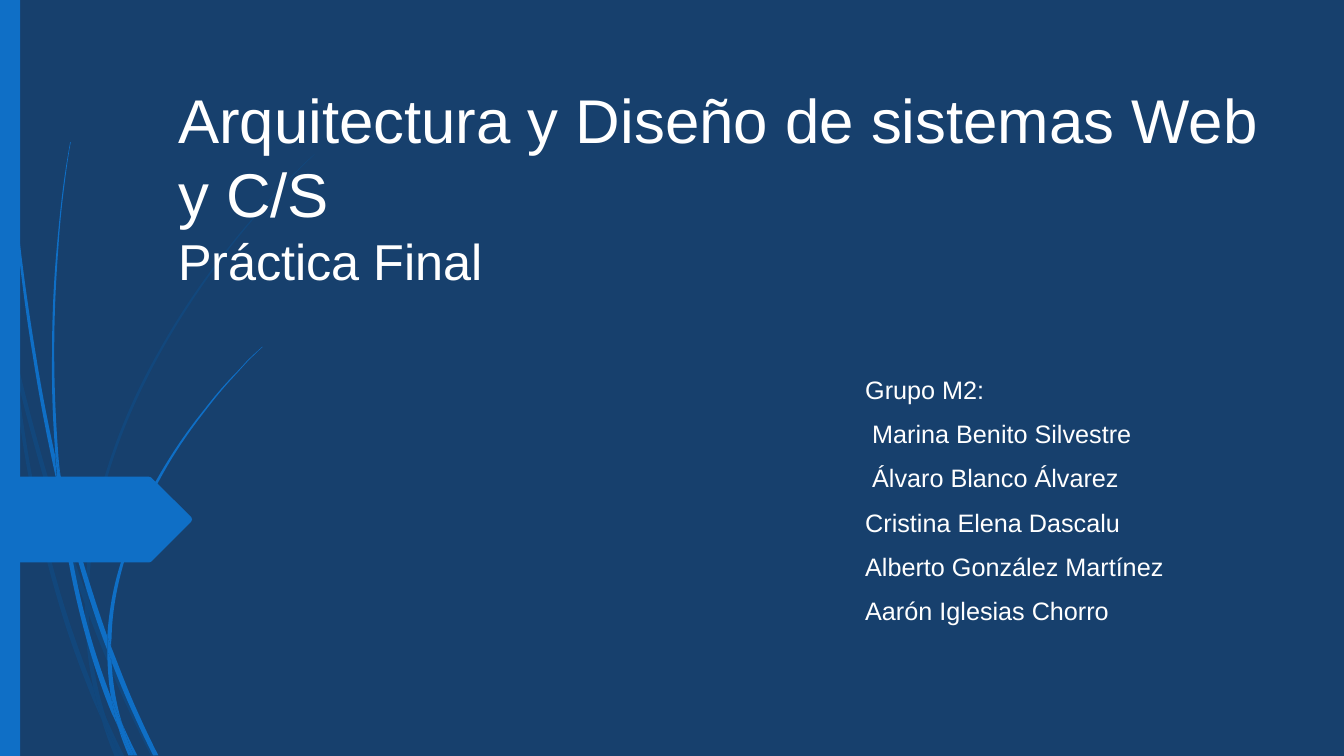
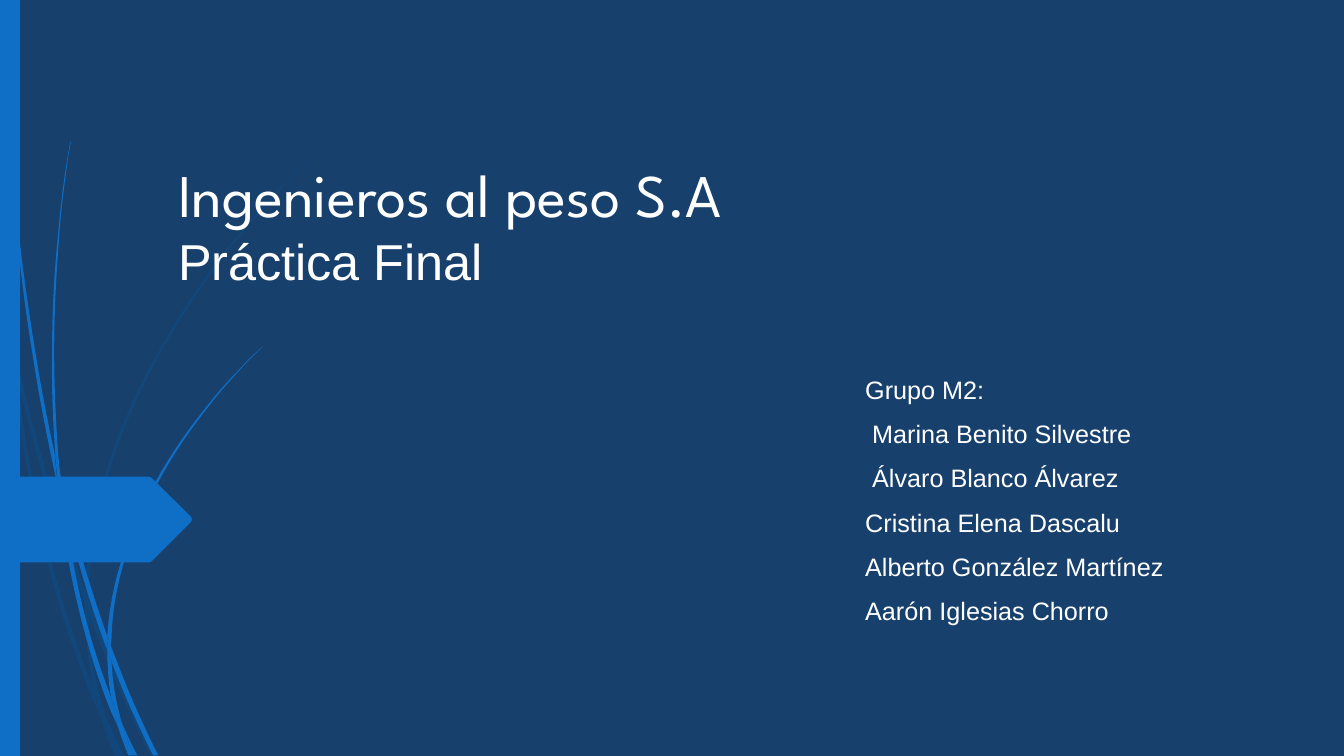
Before and after one commit to albertogmdev/ProyectoWebC-S, a slide deck: slide 1 of Presentación Web.pptx. Drawn at 1344x756 pixels with LibreOffice and Linux fonts; fonts in the diff are those of the drawing. Boxes give left, top, right and bottom in pixels: in the first picture for what was removed or moved away, otherwise in the second. Text is boxed around its words. In the diff, an @@ line names an element or a change of style, - is before the commit and + after.

```diff
--- a/Presentación Web.pptx
+++ b/Presentación Web.pptx
@@ title at (178, 175, 721, 281): text changed; size 44.1 to 43.2 pt; font Arial to League Spartan @@
-Arquitectura y Diseño de sistemas Web y C/S
-Práctica Final
+Ingenieros al peso S.A
+Práctica Final
```
Also in this commit, not shown: 15 other slides changed.
